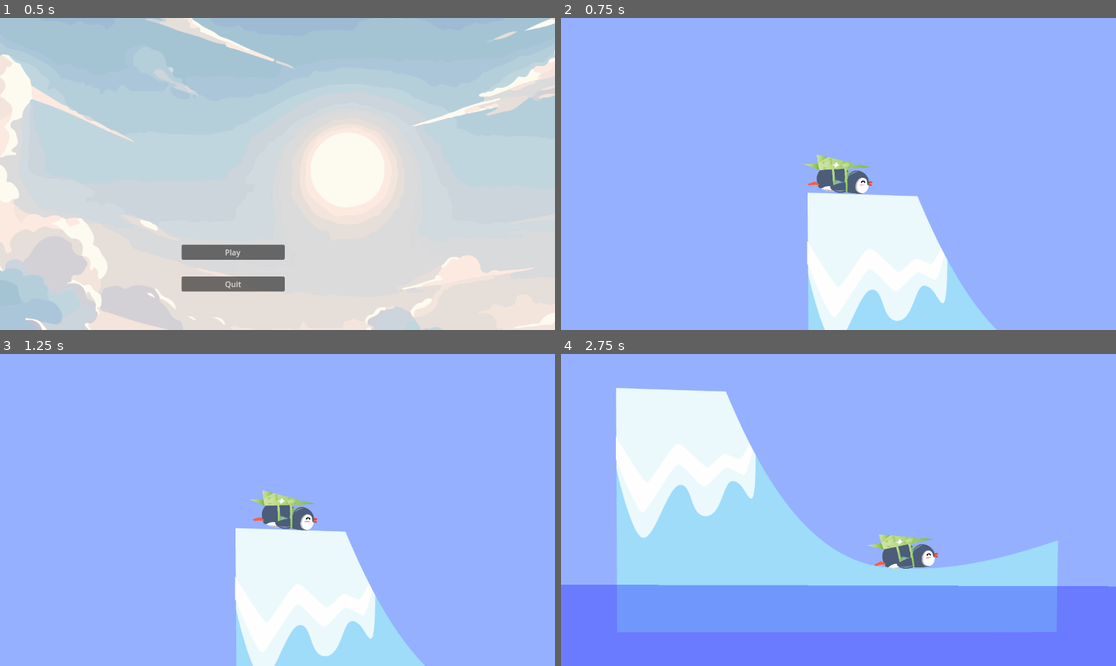
Above: before the commit, frames 1-4 (two rows, left to right).
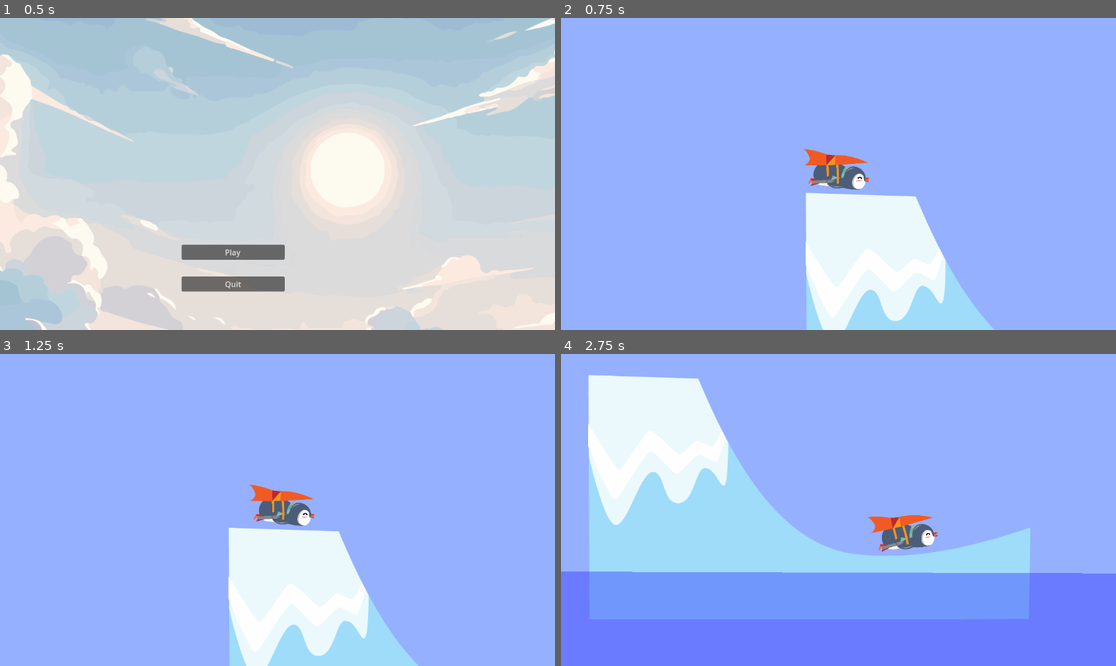
Above: after the commit, the same moments.

Repository: ilietodirascu/Penguin
Game: Godot game, scene res://scenes/menu.tscn
The game is run twice, just before and just after one commit, with the same random seed, the same clock (stepped at 60 frames per second) and the same inputs. Sound files missing from this copy of the repository are replaced by a short silence.
Inputs (mouse positions are in pixels of both pictures, inside the frame that each line leads up to):
- Up to frame 1 (0.5 s): no input
- Up to frame 2 (0.75 s): click "Play" at 0.5 s
- Up to frame 3 (1.25 s): no input
- Up to frame 4 (2.75 s): tap Enter at 1.25 s; move the mouse to (960, 494) at 1.27 s; hold Space (apply_boost) 1.28-2.03 s; hold Right (ui_right) from 1.28 s (still down); move the mouse to (727, 525) at 2.02 s; tap Space (apply_boost) at 2.1 s

Frame 1 is identical in both runs. In frame 2, 1.6% of the frame differs, in the area x 43-79%, y 41-100%; in frame 3, 2.9%; in frame 4, 19%, in the area x 0-100%, y 6-90%.

Commit message:
final version

Diff:
--- a/config/progression.cfg
+++ b/config/progression.cfg
@@ -1,7 +1,7 @@
 acceleration=10
 air_resistance=10
 glider=3
-rocket=3
-rocket_fuel=7
-days=13
-money=472.0
+rocket=1
+rocket_fuel=10
+days=34
+money=801.0
--- a/scenes/main.tscn
+++ b/scenes/main.tscn
@@ -28,7 +28,7 @@
 polygon = PackedVector2Array(-6, 134, 233, 146, 252, 188, 266, 219, 315, 313, 373, 398, 447, 465, 505, 496, 587, 513, 721, 503, 924, 454, 937, 751, 362, 707, -199, 710)
 
 [node name="RigidBody2D" parent="." instance=ExtResource("3_c3pm2")]
-position = Vector2(0, 98.02)
+position = Vector2(2, 97)
 rotation = -0.53766
 metadata/is_character = true
 
--- a/scenes/rb_penguin.tscn
+++ b/scenes/rb_penguin.tscn
@@ -1,7 +1,7 @@
 [gd_scene load_steps=6 format=3 uid="uid://dvjaemy7kng4c"]
 
 [ext_resource type="Script" path="res://scripts/rb_penguin.gd" id="1_f7r0k"]
-[ext_resource type="Texture2D" uid="uid://cqbtpaxinkivd" path="res://Assets/character/PenguFlyer1.png" id="2_umod2"]
+[ext_resource type="Texture2D" uid="uid://du0q6jybgtfbv" path="res://Assets/Pengu.png" id="2_t5qss"]
 [ext_resource type="AudioStream" uid="uid://c5ostgjkhx8e8" path="res://Assets/audio/Water Splash Sound Effect.wav" id="3_a5ocf"]
 [ext_resource type="AudioStream" uid="uid://bvg46t1h3y5fw" path="res://Assets/audio/Rocket.wav" id="4_kxc74"]
 [ext_resource type="AudioStream" uid="uid://d14rjch4qpja0" path="res://Assets/audio/wind.ogg" id="5_ekpc3"]
@@ -13,7 +13,7 @@
 position = Vector2(-3, -1)
 rotation = 0.47822
 scale = Vector2(0.285, 0.285)
-texture = ExtResource("2_umod2")
+texture = ExtResource("2_t5qss")
 
 [node name="CollisionPolygon2D" type="CollisionPolygon2D" parent="."]
 position = Vector2(6, 13)
--- a/scripts/rb_penguin.gd
+++ b/scripts/rb_penguin.gd
@@ -1,4 +1,12 @@
 extends RigidBody2D
+
+const glider_1_texture = preload("res://Assets/gliders/glider_1.png")
+const glider_2_texture = preload("res://Assets/gliders/glider_2.png")
+const glider_3_texture = preload("res://Assets/gliders/glider_3.png")
+const rocket_1_texture = preload("res://Assets/rockets/rocket_1.png")
+const rocket_2_texture = preload("res://Assets/rockets/rocket_2.png")
+const rocket_3_texture = preload("res://Assets/rockets/rocket_3.png")
+
 
 var lift_strength = 0
 var drag_coefficient = 0
@@ -14,7 +22,8 @@
 var max_altitude = 0
 var start_time = 0
 var acceleration = 0
-
+var previous_speed = 0
+var speed = 0
 func _ready():
 	var wind_sfx = $"wind_sfx"
 	wind_sfx.play()
@@ -27,37 +36,92 @@
 	apply_file_config()
 	start_time = Time.get_unix_time_from_system()
 
+func update_speed():
+	var current_speed = linear_velocity.length()
+
+	# Calculate the variation in speed (could be negative if slowing down)
+	var speed_variation = current_speed - previous_speed
+	previous_speed = current_speed
+	speed = speed_variation
+
+
+func _physics_process(delta):
+	raycasting_process(delta)
+	if is_on_ramp:
+		set_gravity_scale(ramp_gravity_scale)
+	else:
+		reset_gravity()
+	apply_central_impulse(Vector2(1,0))
+	if !is_on_ramp && !touch_water:
+		fly()
+		apply_boost(delta)
+	track_altitude()
+	update_speed()
 
 func apply_rocket_config():
+	var rocket = Sprite2D.new()
 	match  FileManager.get_rocket():
 		1:
 			boost_strength = 300
+			rocket.texture = rocket_1_texture
+			scale_rocket(rocket)
+			self.add_child(rocket)
 		2:
 			boost_strength = 500
+			rocket.texture = rocket_2_texture
+			scale_rocket(rocket)
+			self.add_child(rocket)
 		3:
 			boost_strength = 800
+			rocket.texture = rocket_3_texture
+			scale_rocket(rocket)
+			self.add_child(rocket)
 	rocket_fuel = FileManager.get_rocket_fuel()
 
 func apply_glider_config():
-	match FileManager.get_glider():
+	var glider_level = FileManager.get_glider()
+	var glider:Sprite2D = Sprite2D.new()
+	match glider_level:
 		1:
-			lift_strength = 400
+			lift_strength = 1500
+			glider.texture = glider_1_texture
+			scale_glider(glider)
+			self.add_child(glider)
 		2:
-			lift_strength = 700
+			lift_strength = 1800
+			glider.texture = glider_2_texture
+			scale_glider(glider)
+			self.add_child(glider)
 		3:
-			lift_strength = 1000
-
+			lift_strength = 2200
+			glider.texture = glider_3_texture
+			scale_glider(glider)
+			self.add_child(glider)
 func apply_air_resistance_config():
 	var air_resistance = FileManager.get_air_resistance()
 	# Ensure air_resistance is within the expected range
 	air_resistance = clamp(air_resistance, 0, 10)
 	# Map from 0-10 to 1-0.1
-	drag_coefficient = lerp(1.0, 0.1, air_resistance / 10.0)
+	drag_coefficient = lerp(2.0, 1.0, air_resistance / 10.0)
 
 func apply_acceleration_config():
 	acceleration = FileManager.get_acceleration()
 	acceleration = clamp(acceleration,0,10)
 	acceleration = lerp(1.0,1.9,acceleration / 10)
+
+func scale_glider(glider:Sprite2D):
+	glider.position.x = -7
+	glider.position.y = -18
+	glider.rotation = 0.5
+	glider.scale.x = 0.240
+	glider.scale.y = 0.260
+
+func scale_rocket(rocket:Sprite2D):
+		rocket.position.x = -43
+		rocket.position.y = 1
+		rocket.rotation = 0.5
+		rocket.scale.x = 0.24
+		rocket.scale.y = 0.26
 
 func apply_file_config():
 	apply_rocket_config()
@@ -65,27 +129,26 @@
 	apply_air_resistance_config()
 	apply_acceleration_config()
 
-func _physics_process(delta):
-	if direction.length_squared() > 0:
-		direction = direction.normalized()
-	raycasting_process(delta)
-	if is_on_ramp:
-		set_gravity_scale(ramp_gravity_scale)
-	else:
-		reset_gravity()
-
-	apply_central_impulse(direction * acceleration)
-	if !is_on_ramp && !touch_water:
-		apply_lift()
-		apply_drag()
-		modify_angular_momentum()
-		apply_boost(delta)
-	track_altitude()
+
 func modify_in_water():
    # Adjust properties when in water (e.g., reduce gravity, apply buoyancy)
 	var gravity_scale = 0.5
 	var linear_damping = 2.0
 	set_gravity_scale(gravity_scale)
+
+func fly():
+	if(rotation_degrees < 0 && rotation_degrees >= -90):
+		apply_lift()
+		apply_drag()
+		#reset_gravity()
+	scale_gravity()
+	modify_angular_momentum()
+
+func scale_gravity():
+	var threshold = 0.1  # Define the sensitivity of the change, adjust as needed
+	var closeness_to_zero = min(abs(speed) / threshold, 1.0)
+	var mapped_gravity_scale = lerp(3.0, 1.0, closeness_to_zero)
+	set_gravity_scale(mapped_gravity_scale)
 
 func reset_gravity():
 	set_gravity_scale(1.0)
@@ -111,15 +174,36 @@
 		rocket_sfx.stop()
 
 
+
+
 func apply_lift():
-	var lift_force = Vector2(0, -1) * lift_strength  # lift_strength is a variable you can adjust
-	apply_central_force(lift_force)
-
+	#var lift_force = Vector2(0, -1) * lift_strength  # lift_strength is a variable you can adjust
+	#apply_central_force(lift_force)
+	var force = Vector2(lift_strength * cos(rotation),lift_strength*sin(rotation))
+	apply_central_force(force)
 func apply_drag():
 	var velocity = linear_velocity
-
-	var drag_force = velocity.normalized() * -drag_coefficient * velocity.length()  # drag_coefficient is a variable you can adjust
+	var speed = velocity.length()
+	var dynamic_drag_coefficient = lerp(drag_coefficient, drag_coefficient * 2, speed / 1000)
+	var drag_force = velocity.normalized() * -dynamic_drag_coefficient * speed
 	apply_central_force(drag_force)
+
+func get_angle_of_attack() -> float:
+	var forward_direction = Vector2(cos(rotation), sin(rotation))
+	var velocity_direction = linear_velocity.normalized()
+
+	# Ensure we don't calculate the AoA when there's no movement
+	if linear_velocity.length() == 0:
+		return 0
+
+	# Calculate the angle between the two vectors
+	var dot_product = forward_direction.dot(velocity_direction)
+	var angle = acos(dot_product)
+
+	# Convert radians to degrees if needed (optional)
+	var angle_degrees = rad_to_deg(angle)
+
+	return angle_degrees
 
 func raycasting_process(delta):
 	var collider = raycast.get_collider()
@@ -149,10 +233,6 @@
 		Results.set_duration("%.2f" % duration + "s")
 		Results.set_altitude("%.2f" % altitude + "m")
 		Results.set_total("%s$" % total)
-		print(round(altitude + distance))
-		print(altitude)
-		print(distance)
-		print(linear_velocity.length())
 		FileManager.set_money(FileManager.get_money() + total)
 		get_tree().change_scene_to_file("res://scenes/results.tscn")
 
Binary file changed: Assets/rockets/rocket_2.png
Not shown, added: export_presets.cfg
Not shown, added: PenguinGama.console.exe
Not shown, added: PenguinGama.exe
Not shown, added: PenguinGama.pck
